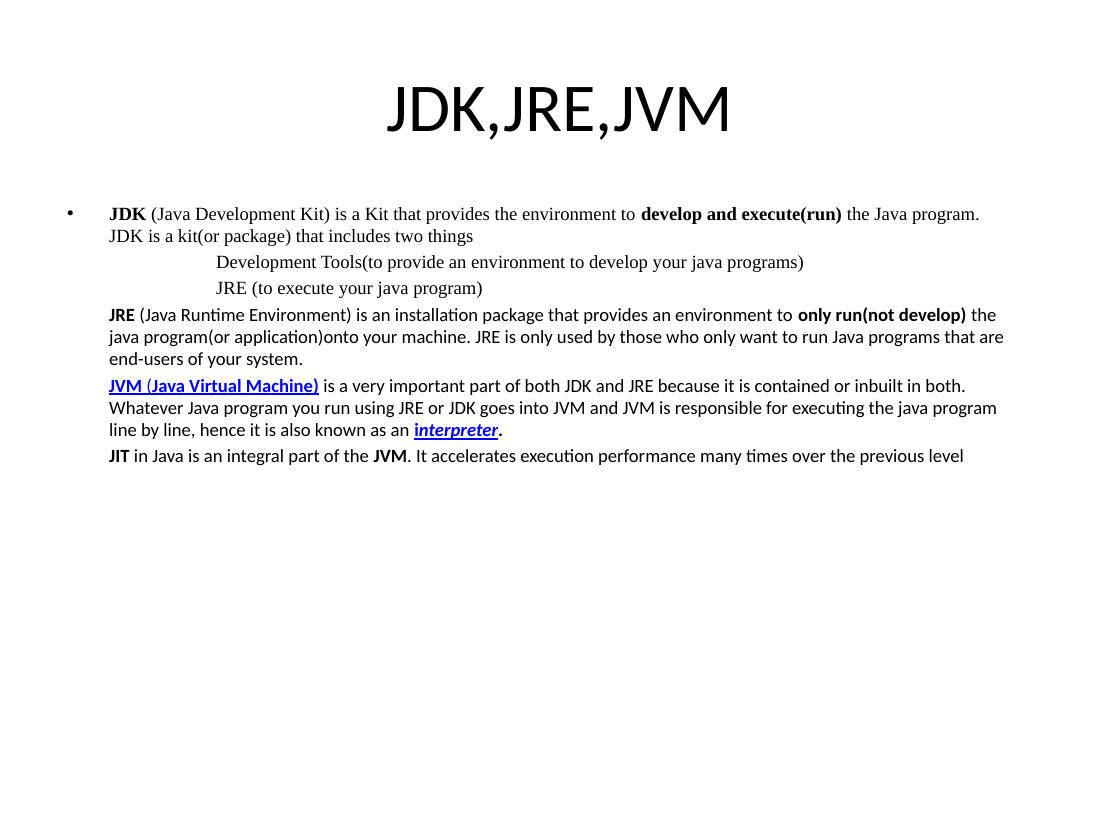
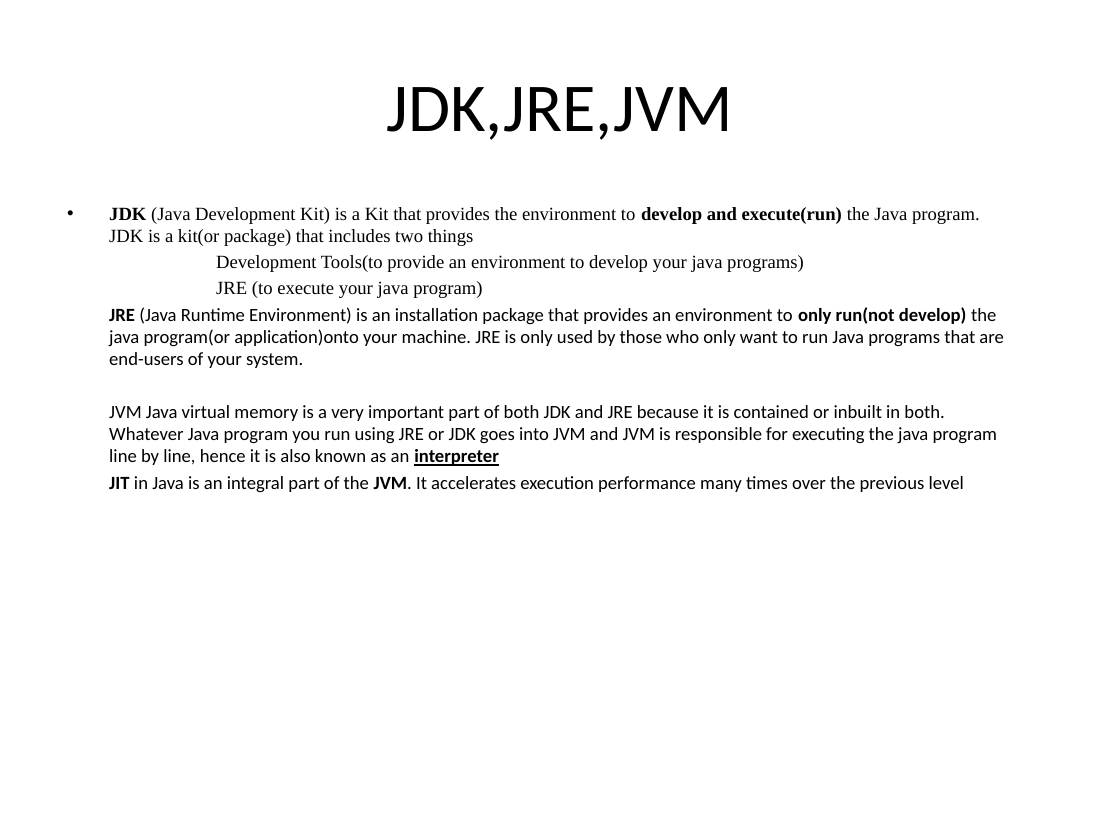
Before and after one commit to Venkivalient/JavaCourse, a slide deck: slide 20 of Chapter_1/Java Course.pptx. Drawn at 1120x840 pixels with LibreOffice and Linux fonts; fonts in the diff are those of the drawing. Boxes give left, top, right and bottom in pixels: in the first picture for what was removed or moved away, otherwise in the second. Text is boxed around its words. In the diff, an @@ line names an element or a change of style, - is before the commit and + after.

```diff
--- a/Chapter_1/Java Course.pptx
+++ b/Chapter_1/Java Course.pptx
@@ text at (109,405,998,466): text changed @@
-JVM (Java Virtual Machine) is a very important part of both JDK and JRE because it is contained or inbuilt in both. Whatever Java program you run using JRE or JDK goes into JVM and JVM is responsible for executing the java program line by line, hence it is also known as an interpreter.
+JVM Java virtual memory is a very important part of both JDK and JRE because it is contained or inbuilt in both. Whatever Java program you run using JRE or JDK goes into JVM and JVM is responsible for executing the java program line by line, hence it is also known as an interpreter
```
Also in this commit, not shown: 2 other slides changed.
